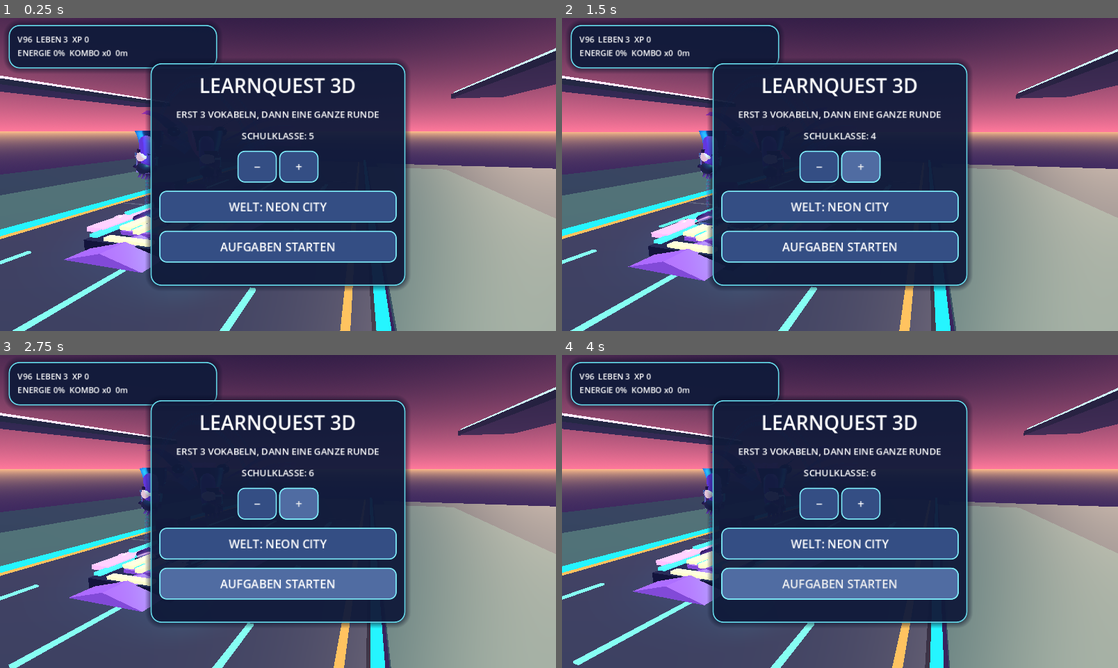
Above: before the commit, frames 1-4 (two rows, left to right).
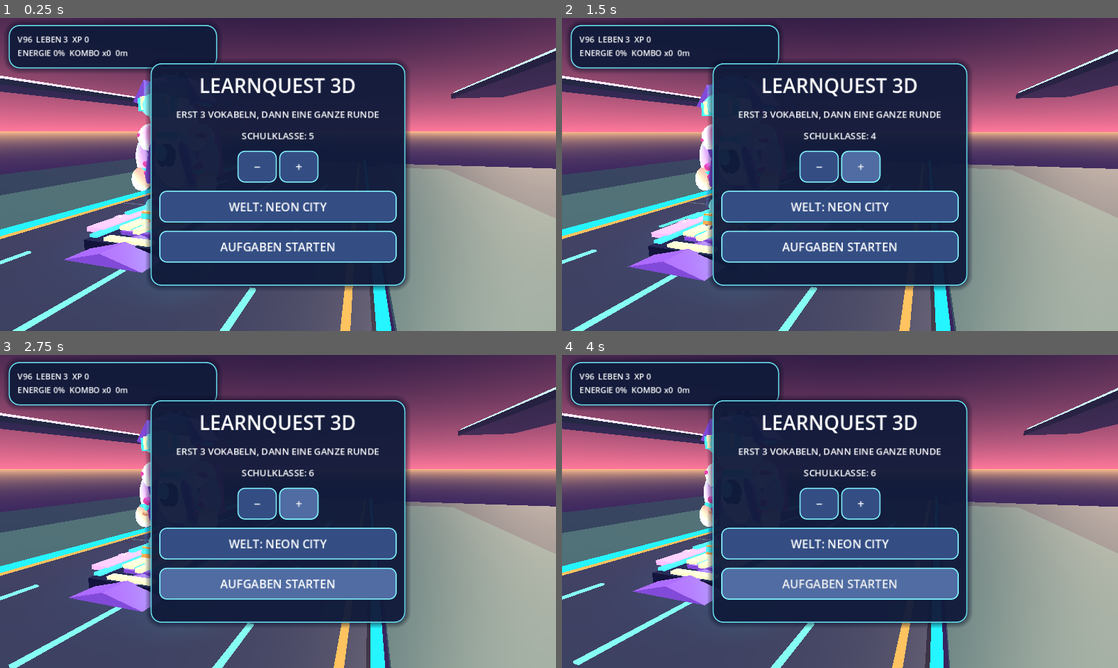
Above: after the commit, the same moments.

Repository: mtothek0703/learnquest-unity-web
Game: Godot game, scene res://main.tscn
The game is run twice, just before and just after one commit, with the same random seed, the same clock (stepped at 60 frames per second) and the same inputs.
Inputs (mouse positions are in pixels of both pictures, inside the frame that each line leads up to):
- Up to frame 1 (0.25 s): no input
- Up to frame 2 (1.5 s): click "−" at 0.5 s; move the mouse to (962, 158) at 1.27 s; hold Right from 1.28 s (still down); hold Q from 1.28 s (still down); click (962, 158) at 1.42 s
- Up to frame 3 (2.75 s): tap Space at 1.52, 1.82 s; release Right at 2 s; release Q at 2 s; drag from (166, 527) to (250, 574) at 2.02 s
- Up to frame 4 (4 s): move the mouse to (895, 442) at 2.77 s; hold Right 2.78-3.5 s; hold R 2.78-3.5 s; drag from (812, 574) to (673, 464) at 3.52 s

The runs differ from the first frame. In frame 1, 0.9% of the frame differs, in the area x 23-28%, y 19-66%; in frame 2, 0.8%; in frame 3, 0.7%; in frame 4, 0.5%.
Error after the commit: Parse Error: Cannot infer the type of "balance" variable because the value doesn't have a set type. (res://rider_original_body_skin.gd:175)

Commit message:
feat(godot): phase-aware 13-bone rider choreography for turns, jumps and landings

Diff:
--- a/godot/rider_original_body_skin.gd
+++ b/godot/rider_original_body_skin.gd
@@ -11,6 +11,10 @@
 var skeleton: Skeleton3D
 var skinned_meshes: Array[MeshInstance3D] = []
 var clock: float = 0.0
+# V101: phase-aware body motion; visual-only, no gameplay state changes.
+var previous_height: float = 0.0
+var landing_recoil: float = 0.0
+var boost_pose_weight: float = 0.0
 
 func bind_original(model: Node3D) -> void:
     # Process after the rider updates input, before head/costume followers.
@@ -126,32 +130,64 @@
     var rider := get_parent().get_parent() as Node3D
     if rider == null:
         return
+    # The existing gameplay controller owns the real jump and steering.
+    # Read its state; never write to the rider, touch interpreter or collider.
+    var step := maxf(delta, 0.0001)
     clock += delta
     var steering := clampf(float(rider.get("lean")), -1.0, 1.0)
     var boost := bool(rider.get("boosting"))
-    var jump := clampf(rider.position.y / 1.25, 0.0, 1.0)
+    var height := maxf(rider.position.y, 0.0)
+    var jump := clampf(height / 1.25, 0.0, 1.0)
+    var vertical_speed := clampf((height - previous_height) / step, -6.0, 6.0)
+    var ascending := clampf(vertical_speed / 3.0, 0.0, 1.0) if height > 0.08 else 0.0
+    var descending := clampf(-vertical_speed / 3.0, 0.0, 1.0) if height > 0.08 else 0.0
+    if previous_height > 0.12 and height <= 0.08:
+        landing_recoil = 1.0
+    else:
+        landing_recoil = move_toward(landing_recoil, 0.0, delta * 5.0)
+    previous_height = height
+    boost_pose_weight = move_toward(boost_pose_weight, 1.0 if boost else 0.0, delta * 7.0)
     var speed := 12.0 if boost else 5.0
     var rhythm := sin(clock * speed)
     var blend := minf(1.0, delta * 9.0)
-    _rotate(0, Quaternion(Vector3.FORWARD, -steering * 0.12), blend)
-    _rotate(1, Quaternion(Vector3.FORWARD, -steering * 0.13) * Quaternion(Vector3.RIGHT, jump * 0.13), blend)
-    _rotate(2, Quaternion(Vector3.UP, -steering * 0.19) * Quaternion(Vector3.RIGHT, (0.17 if boost else 0.0) + jump * 0.17), blend)
-    _rotate(3, Quaternion(Vector3.UP, steering * 0.11), blend)
-    # One authoritative head pose for the original skinned mesh AND facial,
-    # helmet and hair attachments. Prevent competing V93 and V97 head motion.
-    var gaze := -steering * 0.24 + sin(clock * 1.1) * 0.035
-    var nod := (0.16 if boost else -0.025) - jump * 0.19
-    var tilt := -steering * 0.15 + sin(clock * 1.8) * 0.018
-    _rotate(4, Quaternion(Vector3.UP, gaze) * Quaternion(Vector3.RIGHT, nod) * Quaternion(Vector3.FORWARD, tilt), blend)
+    # Board-sport silhouette: the hips counterbalance the chest; the head
+    # looks through the turn while shoulders follow with a softer twist.
+    # All 13 original bones still drive the GPU-skinned body and suit.
+    _rotate(0, Quaternion(Vector3.FORWARD, -steering * 0.14) *
+        Quaternion(Vector3.RIGHT, -landing_recoil * 0.11 - boost_pose_weight * 0.045), blend)
+    _rotate(1, Quaternion(Vector3.FORWARD, -steering * 0.16) *
+        Quaternion(Vector3.RIGHT, jump * 0.12 - landing_recoil * 0.08), blend)
+    _rotate(2, Quaternion(Vector3.UP, -steering * 0.23 + rhythm * 0.018) *
+        Quaternion(Vector3.FORWARD, -steering * 0.08) *
+        Quaternion(Vector3.RIGHT, boost_pose_weight * 0.19 + jump * 0.17 - landing_recoil * 0.10), blend)
+    _rotate(3, Quaternion(Vector3.UP, steering * 0.14) *
+        Quaternion(Vector3.RIGHT, -landing_recoil * 0.04), blend)
+    var gaze := -steering * 0.26 + sin(clock * 1.1) * 0.035
+    var nod := boost_pose_weight * 0.16 - 0.025 - jump * 0.19 + descending * 0.06
+    var tilt := -steering * 0.14 + sin(clock * 1.8) * 0.018
+    _rotate(4, Quaternion(Vector3.UP, gaze) *
+        Quaternion(Vector3.RIGHT, nod) * Quaternion(Vector3.FORWARD, tilt), blend)
+    # Asymmetric arms and legs provide a clear airborne silhouette. Ascent
+    # spreads the arms, descent pulls them in; landing compresses both knees.
     for side in [-1.0, 1.0]:
         var arm := 5 if side < 0.0 else 7
         var thigh := 9 if side < 0.0 else 11
-        _rotate(arm, Quaternion(Vector3.FORWARD, side * (0.13 + jump * 0.31) - steering * 0.09) *
-            Quaternion(Vector3.RIGHT, (0.21 if boost else 0.0) + rhythm * 0.045), blend)
-        _rotate(arm + 1, Quaternion(Vector3.RIGHT, -0.10 - jump * 0.42 - (0.21 if boost else 0.0)), blend)
-        _rotate(thigh, Quaternion(Vector3.RIGHT, jump * 0.32 + rhythm * 0.028) *
-            Quaternion(Vector3.FORWARD, side * steering * 0.08), blend)
-        _rotate(thigh + 1, Quaternion(Vector3.RIGHT, -jump * 0.55 - (0.10 if boost else 0.0)), blend)
+        var balance := steering * side
+        var arm_spread := side * (0.13 + jump * 0.29 + ascending * 0.13 - descending * 0.06)
+        _rotate(arm, Quaternion(Vector3.FORWARD, arm_spread - steering * 0.10) *
+            Quaternion(Vector3.RIGHT, boost_pose_weight * 0.24 +
+                rhythm * (0.038 + boost_pose_weight * 0.025) * side -
+                landing_recoil * 0.09), blend)
+        _rotate(arm + 1, Quaternion(Vector3.RIGHT,
+            -0.10 - jump * 0.39 - boost_pose_weight * 0.22 -
+            descending * 0.12 - absf(balance) * 0.07), blend)
+        _rotate(thigh, Quaternion(Vector3.RIGHT,
+            jump * (0.30 + 0.05 * side) + rhythm * 0.032 * side +
+            landing_recoil * 0.18) *
+            Quaternion(Vector3.FORWARD, balance * 0.10), blend)
+        _rotate(thigh + 1, Quaternion(Vector3.RIGHT,
+            -jump * (0.53 + 0.08 * side) -
+            boost_pose_weight * 0.11 - landing_recoil * 0.32), blend)
 
 func _rotate(index: int, target: Quaternion, blend: float) -> void:
     skeleton.set_bone_pose_rotation(index, skeleton.get_bone_pose_rotation(index).slerp(target, blend))
